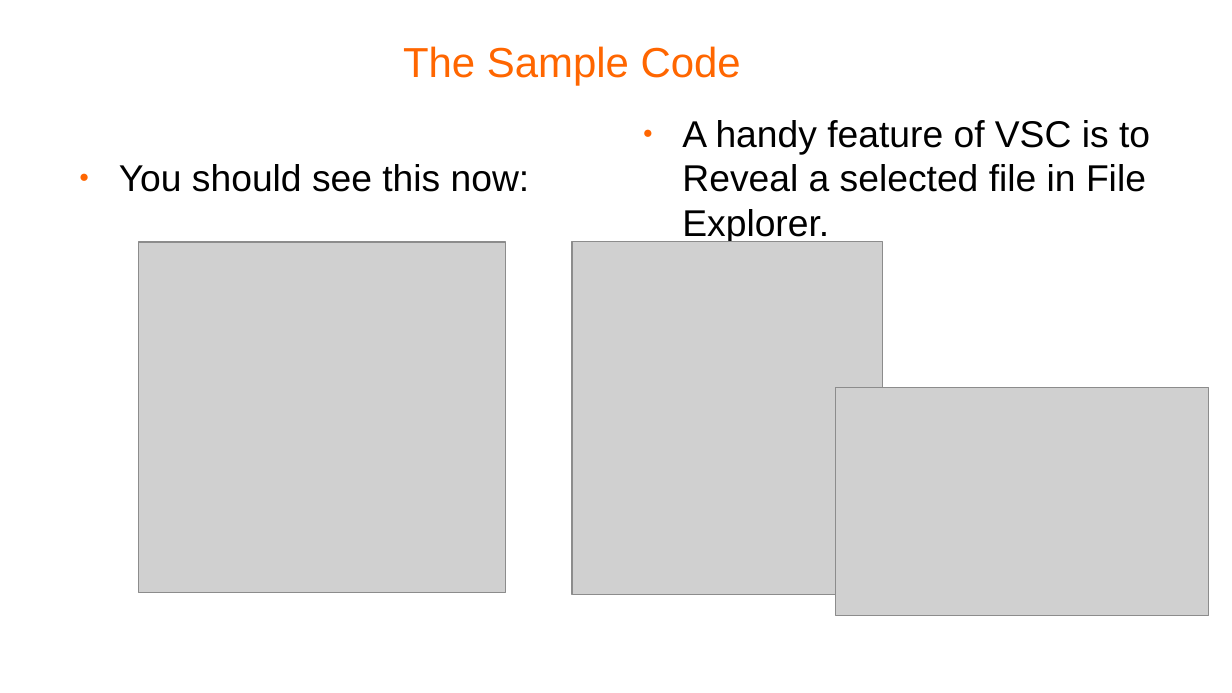
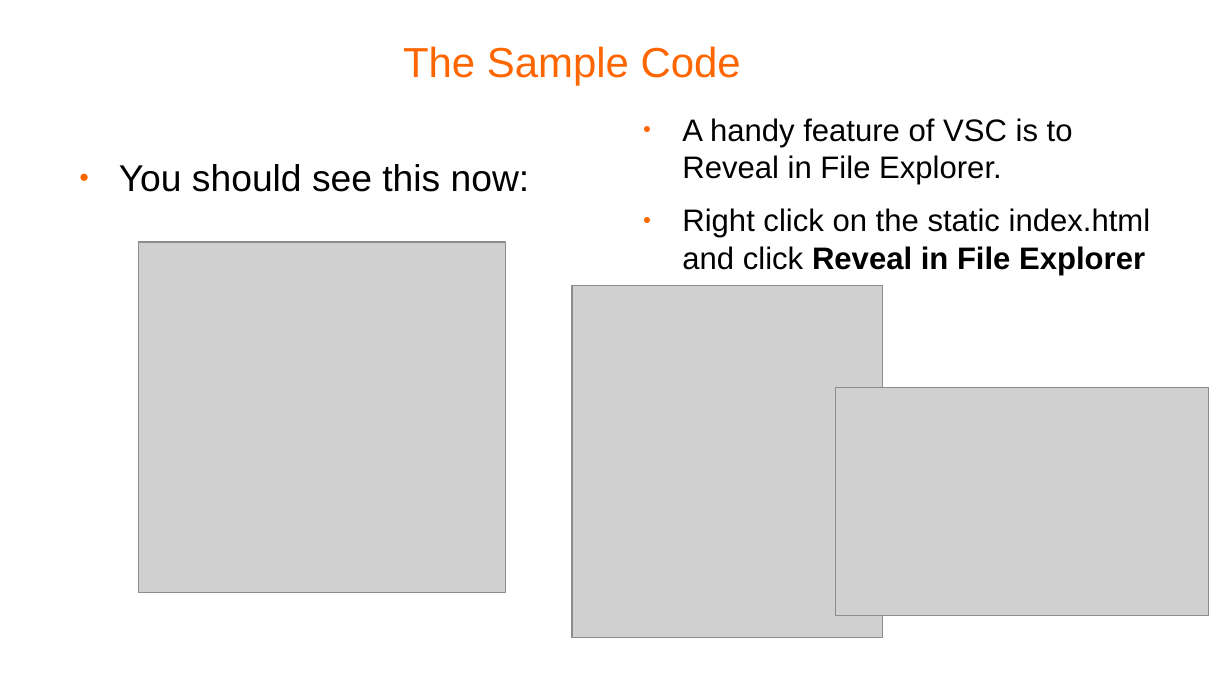
Before and after one commit to pellcorp/coding, a slide deck: slide 14 of docs/windows fundamentals.odp. Drawn at 1232x693 pixels with LibreOffice and Linux fonts; fonts in the diff are those of the drawing; grey boxes stand for pictures; background and template pictures are left out. Boxes give left, top, right and bottom in pixels: in the first picture for what was removed or moved away, otherwise in the second. Text is boxed around its words. In the diff, an @@ line names an element or a change of style, - is before the commit and + after.

```diff
--- a/docs/windows fundamentals.odp
+++ b/docs/windows fundamentals.odp
@@ text at [682, 118, 1151, 275]: text changed; size 24 to 20 pt @@
-● A handy feature of VSC is to Reveal a selected file in File Explorer.
+● A handy feature of VSC is to Reveal in File Explorer.
+● Right click on the static index.html and click Reveal in File Explorer
@@ picture: place and size @@
-picture at [572, 243, 883, 596]
+picture at [572, 285, 883, 638]
```
Also in this commit, not shown: 6 other slides changed, 1 other file.
